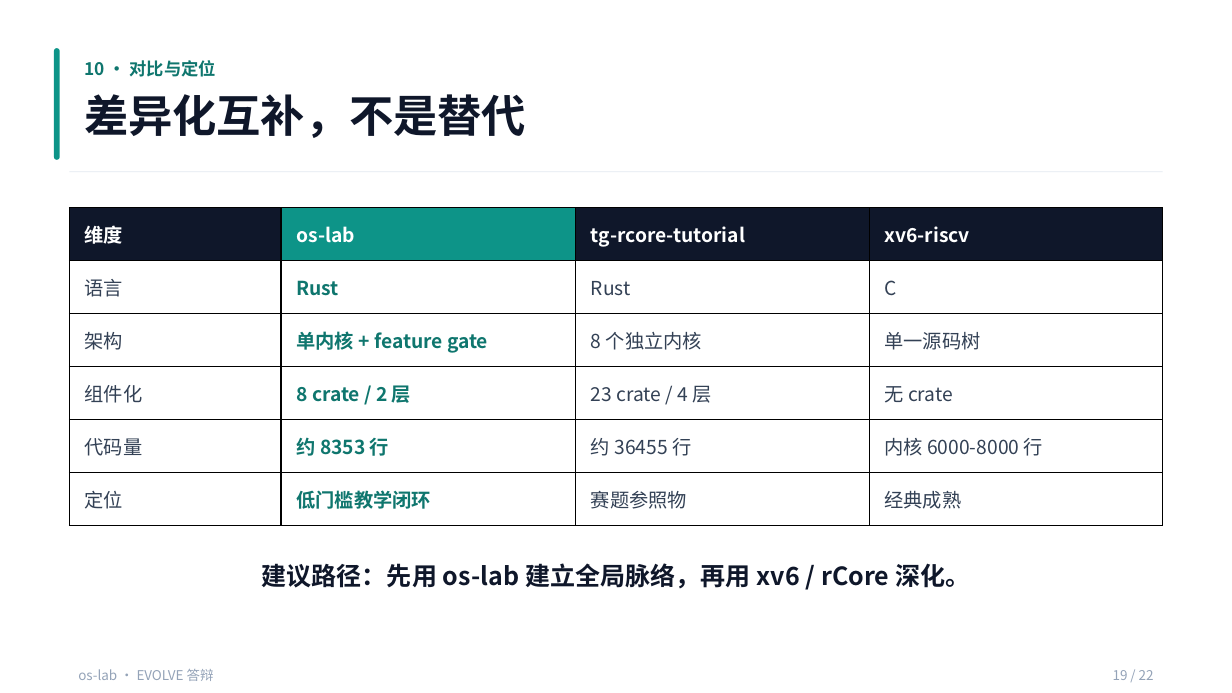
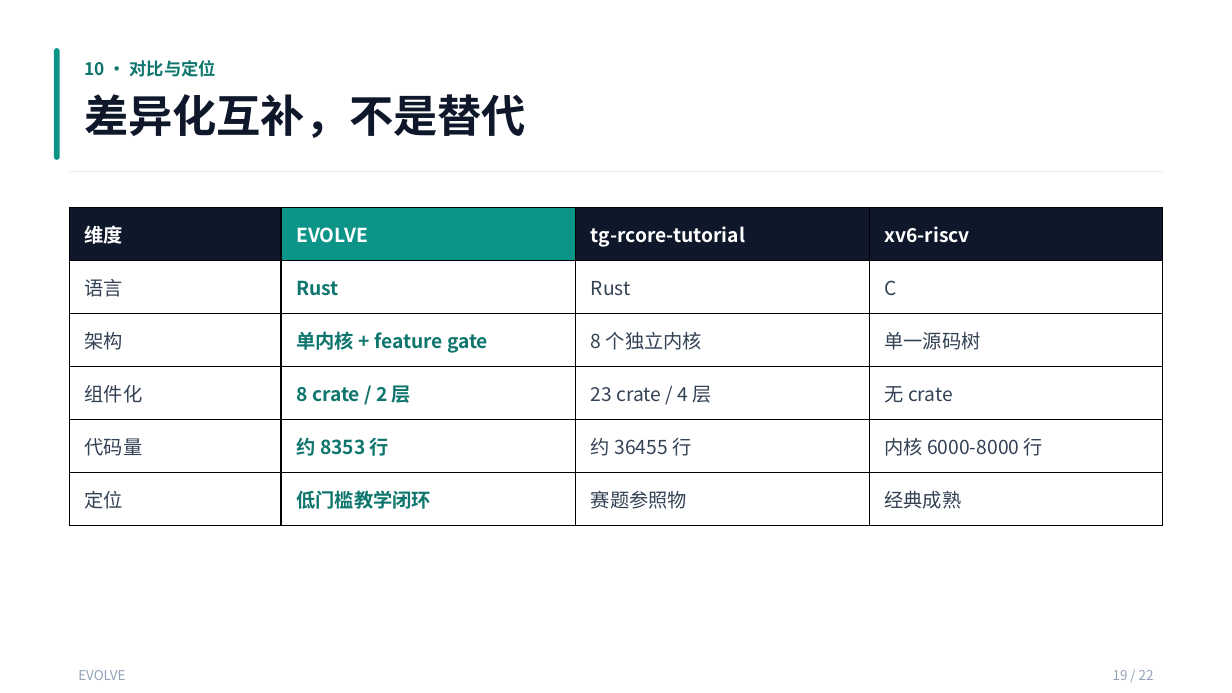
Before and after one commit to AM-SuSh/EVOLVE, a slide deck: slide 19 of 复赛PPT.pptx. Drawn at 1232x693 pixels with LibreOffice and Linux fonts; fonts in the diff are those of the drawing. Boxes give left, top, right and bottom in pixels: in the first picture for what was removed or moved away, otherwise in the second. Text is boxed around its words. In the diff, an @@ line names an element or a change of style, - is before the commit and + after.

```diff
--- a/复赛PPT.pptx
+++ b/复赛PPT.pptx
@@ table at (x1=69, y1=208, x2=1164, y2=526) @@
-row 1, column 2: os-lab
+row 1, column 2: EVOLVE
@@ text removed at (x1=261, y1=563, x2=970, y2=588) @@
-建议路径：先用 os-lab 建立全局脉络，再用 xv6 / rCore 深化。
@@ text at (x1=78, y1=670, x2=125, y2=680): text changed @@
-os-lab · EVOLVE 答辩
+EVOLVE
```
Also in this commit, not shown: 21 other slides changed, 22 other files.
